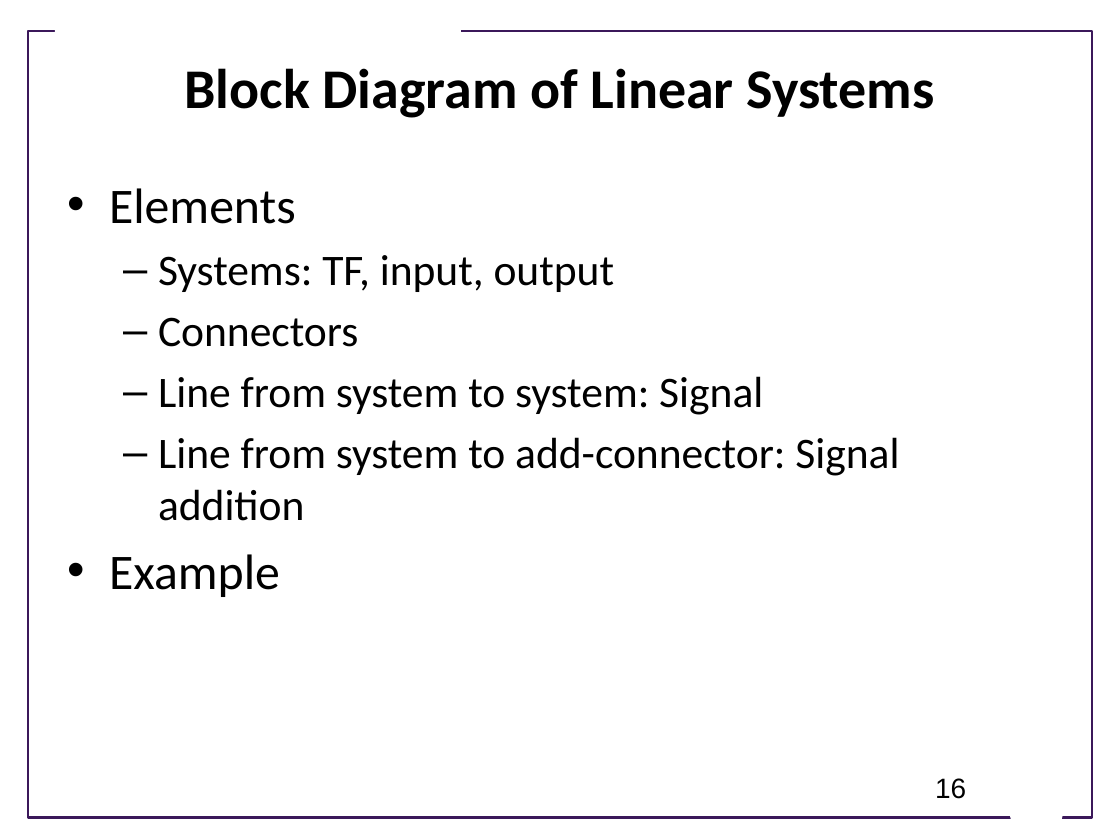
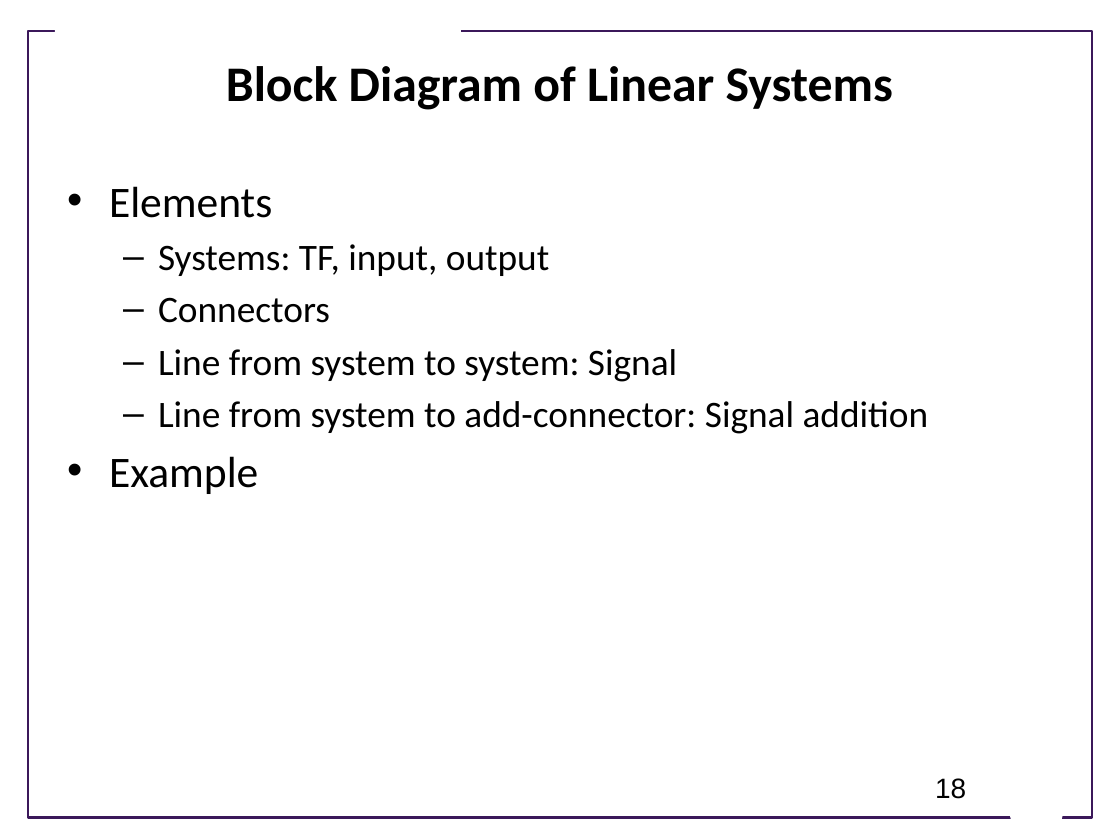
Before and after one commit to joseph-hellerstein/advanced-controls-lectures, a slide deck: slide 18 of Lecture_8-Analysis-Using-Block-Diagrams/Analysis-Using-Block-Diagrams.pptx (slide 16 before the commit). Drawn at 1120x840 pixels with LibreOffice and Linux fonts; fonts in the diff are those of the drawing; background and template pictures are left out. Boxes give left, top, right and bottom in pixels: in the first picture for what was removed or moved away, otherwise in the second. Text is boxed around its words. In the diff, an @@ line names an element or a change of style, - is before the commit and + after.

```diff
--- a/Lecture_8-Analysis-Using-Block-Diagrams/Analysis-Using-Block-Diagrams.pptx
+++ b/Lecture_8-Analysis-Using-Block-Diagrams/Analysis-Using-Block-Diagrams.pptx
@@ title "Block Diagram of Linear Systems" at box(226, 66, 894, 110): size 36 to 32 pt @@
@@ text "Elements" at box(109, 186, 929, 494): size 32 to 28 pt in "Elements", "Example"; size 28 to 24 pt in "Systems: TF, input, output", "Connectors", "Line from system to system: Signal", "Line from system to add-connector: Signal addition" @@
@@ page number at box(935, 778, 966, 799): text changed @@
-16
+18
```
Also in this commit, not shown: 10 other slides changed, 2 slides added, 1 slide removed.
